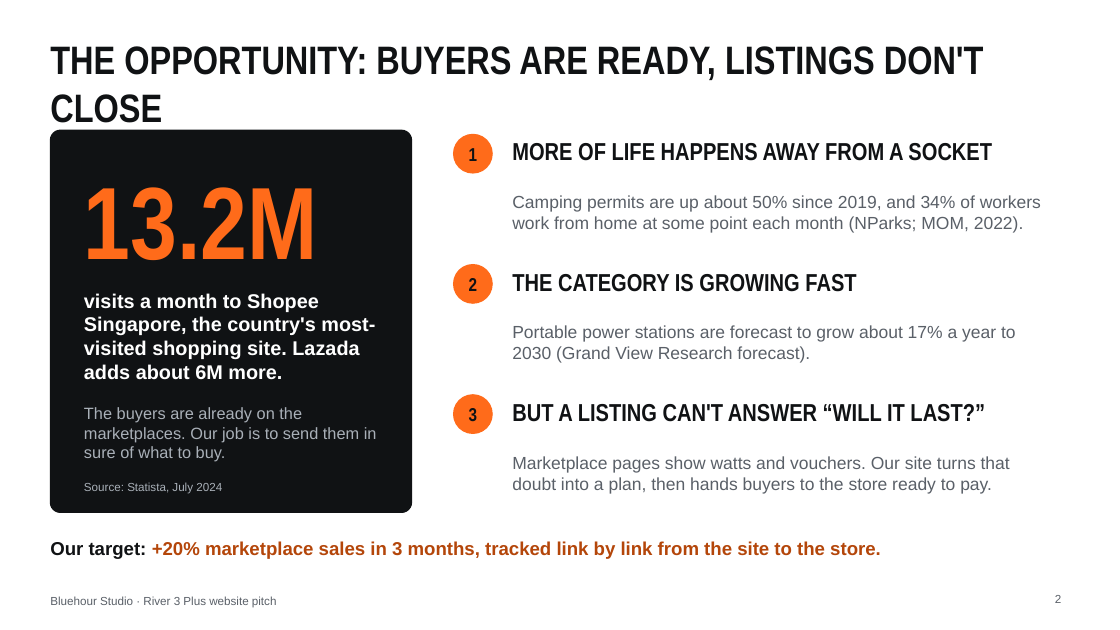
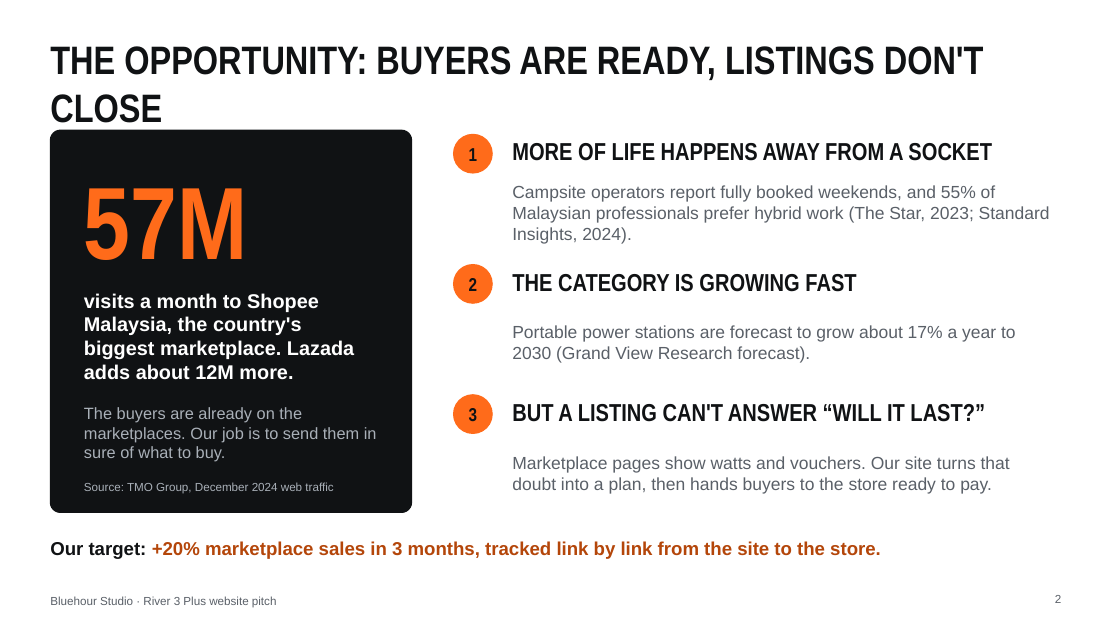
Before and after one commit to thecpinsiders/CS2024-Project-Website, a slide deck: slide 2 of Bluehour-Pitch-Deck.pptx. Drawn at 1120x630 pixels with LibreOffice and Linux fonts; fonts in the diff are those of the drawing. Boxes give left, top, right and bottom in pixels: in the first picture for what was removed or moved away, otherwise in the second. Text is boxed around its words. In the diff, an @@ line names an element or a change of style, - is before the commit and + after.

```diff
--- a/Bluehour-Pitch-Deck.pptx
+++ b/Bluehour-Pitch-Deck.pptx
@@ text at [84, 188, 248, 260]: text changed @@
-13.2M
+57M
@@ text at [512, 185, 1050, 244]: text changed @@
-Camping permits are up about 50% since 2019, and 34% of workers work from home at some point each month (NParks; MOM, 2022).
+Campsite operators report fully booked weekends, and 55% of Malaysian professionals prefer hybrid work (The Star, 2023; Standard Insights, 2024).
@@ text at [84, 293, 354, 380]: text changed @@
-visits a month to Shopee Singapore, the country's most-visited shopping site. Lazada adds about 6M more.
+visits a month to Shopee Malaysia, the country's biggest marketplace. Lazada adds about 12M more.
@@ text at [84, 482, 333, 493]: text changed @@
-Source: Statista, July 2024
+Source: TMO Group, December 2024 web traffic
```
Also in this commit, not shown: 9 other slides changed, 1 slide added, 23 other files.
